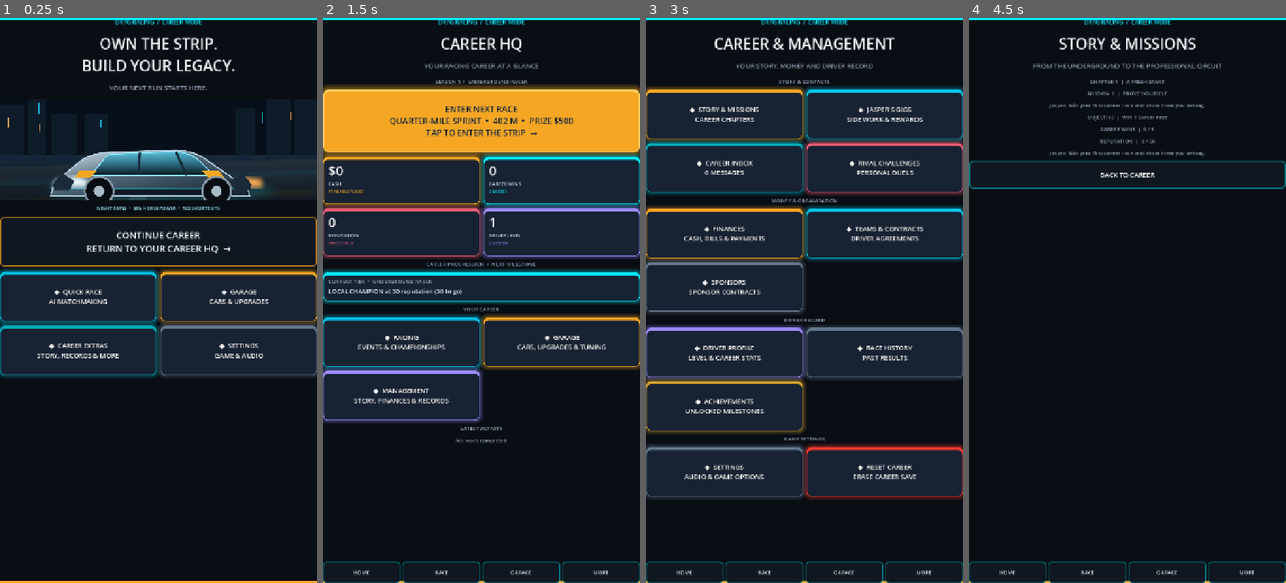
Above: before the commit, frames 1-4 (left to right).
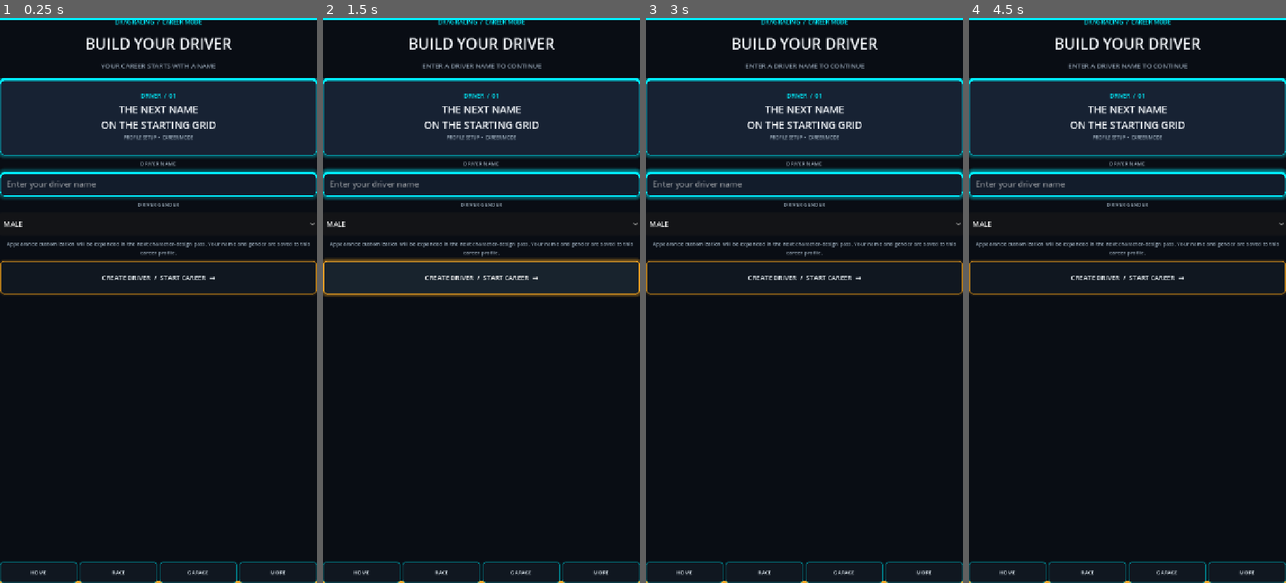
Above: after the commit, the same moments.

Repository: gleeshyyy/-Drag-Racing-Career
Game: Godot game, scene res://main.tscn
The game is run twice, just before and just after one commit, with the same random seed, the same clock (stepped at 60 frames per second) and the same inputs.
Inputs (mouse positions are in pixels of both pictures, inside the frame that each line leads up to):
- Up to frame 1 (0.25 s): no input
- Up to frame 2 (1.5 s): click (481, 221) at 0.5 s, where only the run after the commit has a clickable "MALE"; click (481, 277) at 1.25 s, where only the run after the commit has a clickable "CREATE DRIVER / START CAREER →"
- Up to frame 3 (3 s): click (804, 277) at 2 s, where only the run after the commit has a clickable "CREATE DRIVER / START CAREER →"; click (725, 396) at 2.75 s, where only the run before the commit has a clickable "◆ MANAGEMENT STORY, FINANCES …"
- Up to frame 4 (4.5 s): click (1048, 114) at 3.5 s, where only the run before the commit has a clickable "◆ STORY & MISSIONS CAREER CHA…"; click (1127, 136) at 4.25 s, where only the run before the commit has a clickable "CALL JASPER"

The runs differ from the first frame. In frame 1, 35% of the frame differs, in the area x 0-100%, y 3-100%; in frame 2, 48%, in the area x 0-100%, y 3-76%; in frame 3, 47%; in frame 4, 19%.

Commit message:
Add first-time driver profile creation flow

Diff:
--- a/main.gd
+++ b/main.gd
@@ -210,6 +210,9 @@
 var rival_records: Dictionary = {}
 
 var sound_enabled := true
+var driver_name := ""
+var driver_gender := "MALE"
+var career_profile_created := false
 var nitro_was_active := false
 var title_label: Label
 var status_label: Label
@@ -242,7 +245,10 @@
 	_ensure_rival_records()
 	_ensure_professional_rival_records()
 	_build_interface()
-	_show_menu()
+	if career_profile_created:
+		_show_menu()
+	else:
+		_show_driver_creation()
 
 func _process(delta: float) -> void:
 	if not race_active:
@@ -476,6 +482,78 @@
 	hint.add_theme_font_size_override("font_size", 12)
 	hint.add_theme_color_override("font_color", Color("#91a1b2"))
 	race_panel.add_child(hint)
+
+func _show_driver_creation() -> void:
+	menu_panel.hide()
+	race_panel.hide()
+	section_panel.show()
+	nav_panel.hide()
+	title_label.text = "BUILD YOUR DRIVER"
+	status_label.text = "YOUR CAREER STARTS WITH A NAME"
+	_clear_section()
+	var portrait := PanelContainer.new()
+	portrait.custom_minimum_size = Vector2(0, 176)
+	portrait.add_theme_stylebox_override("panel", _dashboard_card_style(Color("#00f0ff")))
+	var portrait_box := VBoxContainer.new()
+	portrait_box.alignment = BoxContainer.ALIGNMENT_CENTER
+	portrait_box.add_theme_constant_override("separation", 6)
+	portrait.add_child(portrait_box)
+	var portrait_mark := Label.new()
+	portrait_mark.text = "DRIVER  /  01"
+	portrait_mark.horizontal_alignment = HORIZONTAL_ALIGNMENT_CENTER
+	portrait_mark.add_theme_font_size_override("font_size", 13)
+	portrait_mark.add_theme_color_override("font_color", Color("#00f0ff"))
+	portrait_box.add_child(portrait_mark)
+	var portrait_title := Label.new()
+	portrait_title.text = "THE NEXT NAME\nON THE STARTING GRID"
+	portrait_title.horizontal_alignment = HORIZONTAL_ALIGNMENT_CENTER
+	portrait_title.vertical_alignment = VERTICAL_ALIGNMENT_CENTER
+	portrait_title.add_theme_font_size_override("font_size", 23)
+	portrait_title.add_theme_color_override("font_color", Color("#f2f6fa"))
+	portrait_box.add_child(portrait_title)
+	var portrait_note := Label.new()
+	portrait_note.text = "PROFILE SETUP  •  CAREER MODE"
+	portrait_note.horizontal_alignment = HORIZONTAL_ALIGNMENT_CENTER
+	portrait_note.add_theme_font_size_override("font_size", 10)
+	portrait_note.add_theme_color_override("font_color", Color("#9aabba"))
+	portrait_box.add_child(portrait_note)
+	section_panel.add_child(portrait)
+	_add_section_label("DRIVER NAME")
+	var name_input := LineEdit.new()
+	name_input.placeholder_text = "Enter your driver name"
+	name_input.text = driver_name
+	name_input.custom_minimum_size = Vector2(0, 54)
+	name_input.size_flags_horizontal = Control.SIZE_EXPAND_FILL
+	name_input.add_theme_font_size_override("font_size", 18)
+	name_input.add_theme_color_override("font_color", Color.WHITE)
+	name_input.add_theme_stylebox_override("normal", _panel_style("#121c2b"))
+	name_input.add_theme_stylebox_override("focus", _panel_style("#121c2b"))
+	section_panel.add_child(name_input)
+	_add_section_label("DRIVER GENDER")
+	var gender_picker := OptionButton.new()
+	gender_picker.custom_minimum_size = Vector2(0, 52)
+	gender_picker.add_item("MALE")
+	gender_picker.add_item("FEMALE")
+	gender_picker.select(1 if driver_gender == "FEMALE" else 0)
+	gender_picker.add_theme_font_size_override("font_size", 16)
+	section_panel.add_child(gender_picker)
+	_add_section_label("Appearance customization will be expanded in the next character-design pass. Your name and gender are saved to this career profile.")
+	var start_button := _make_button("CREATE DRIVER  /  START CAREER  →", Color("#f5a623"))
+	start_button.custom_minimum_size = Vector2(0, 76)
+	start_button.pressed.connect(_create_driver_profile.bind(name_input, gender_picker))
+	section_panel.add_child(start_button)
+
+func _create_driver_profile(name_input: LineEdit, gender_picker: OptionButton) -> void:
+	var entered_name := name_input.text.strip_edges()
+	if entered_name.is_empty():
+		status_label.text = "ENTER A DRIVER NAME TO CONTINUE"
+		name_input.grab_focus()
+		return
+	driver_name = entered_name
+	driver_gender = "FEMALE" if gender_picker.selected == 1 else "MALE"
+	career_profile_created = true
+	_save_career()
+	_show_menu()
 
 func _show_menu() -> void:
 	race_active = false
@@ -3269,6 +3347,9 @@
 	var error := save.load("user://career_save.cfg")
 	if error != OK:
 		return
+	career_profile_created = true
+	driver_name = str(save.get_value("driver", "name", "Driver"))
+	driver_gender = str(save.get_value("driver", "gender", "MALE"))
 	career_wins = int(save.get_value("career", "wins", 0))
 	career_losses = int(save.get_value("career", "losses", 0))
 	career_cash = int(save.get_value("career", "cash", 0))
@@ -3383,6 +3464,9 @@
 
 func _save_career() -> void:
 	var save := ConfigFile.new()
+	save.set_value("driver", "name", driver_name)
+	save.set_value("driver", "gender", driver_gender)
+	save.set_value("driver", "profile_created", career_profile_created)
 	save.set_value("career", "wins", career_wins)
 	save.set_value("career", "losses", career_losses)
 	save.set_value("career", "cash", career_cash)
